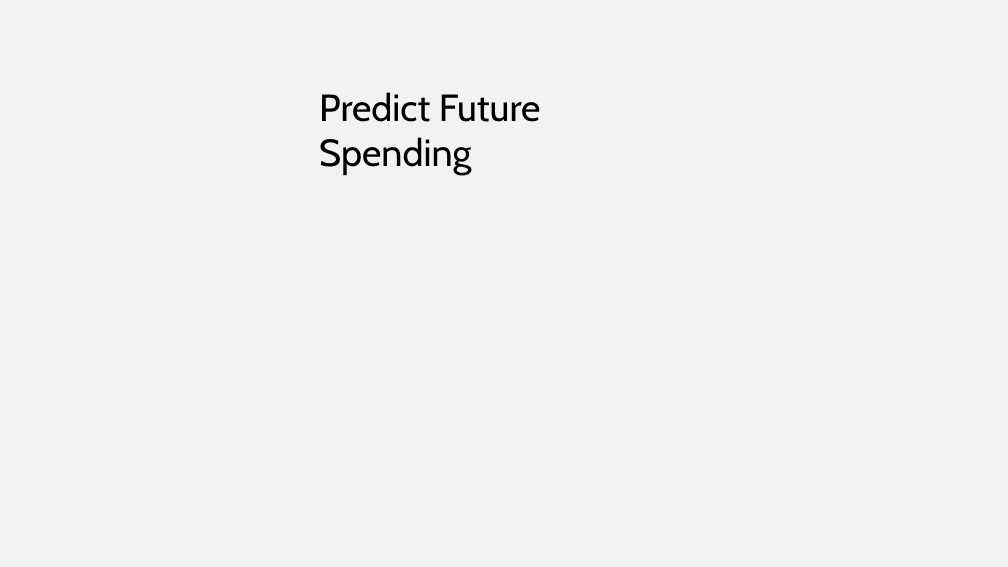
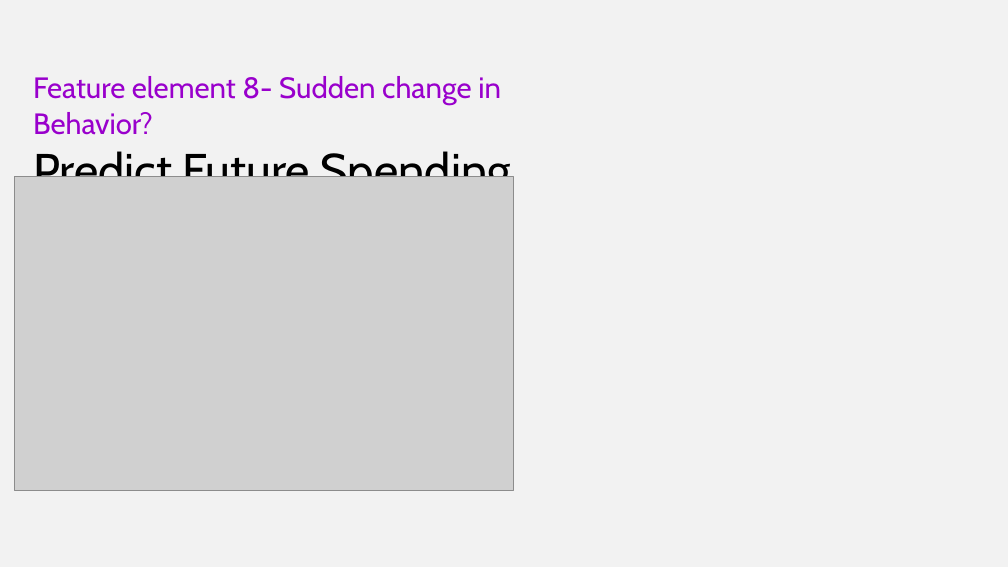
Before and after one commit to ivwangYW/5100CS_Group_Final_Project_Expense-AI, a slide deck: slide 8 of AI Empowered Automated Employee Expense Reimbursement Process.pptx (slide 7 before the commit). Drawn at 1008x567 pixels with LibreOffice and Linux fonts; fonts in the diff are those of the drawing; grey boxes stand for pictures. Boxes give left, top, right and bottom in pixels: in the first picture for what was removed or moved away, otherwise in the second. Text is boxed around its words. In the diff, an @@ line names an element or a change of style, - is before the commit and + after.

```diff
--- a/AI Empowered Automated Employee Expense Reimbursement Process.pptx
+++ b/AI Empowered Automated Employee Expense Reimbursement Process.pptx
@@ text "Feature element 8- Sudden change ..." moved from (x1=319, y1=92, x2=541, y2=175) to (x1=33, y1=76, x2=511, y2=177) @@
@@ text at (x1=33, y1=76, x2=501, y2=135): paragraph added @@
+Feature element 8- Sudden change in Behavior?
@@ picture added at (x1=14, y1=177, x2=513, y2=492) @@
@@ text at (x1=33, y1=151, x2=511, y2=177): size 36 to 45 pt in "Predict Future Spending" @@
```
Also in this commit, not shown: 7 other slides changed, 3 slides added, 1 slide removed, 3 other files.
